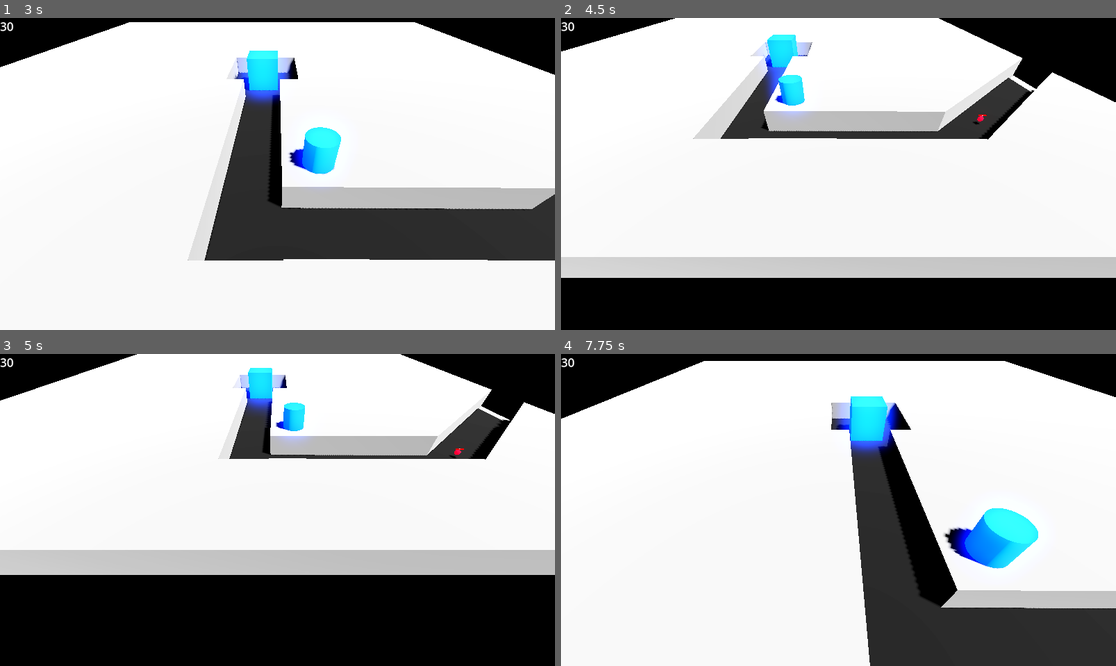
Above: before the commit, frames 1-4 (two rows, left to right).
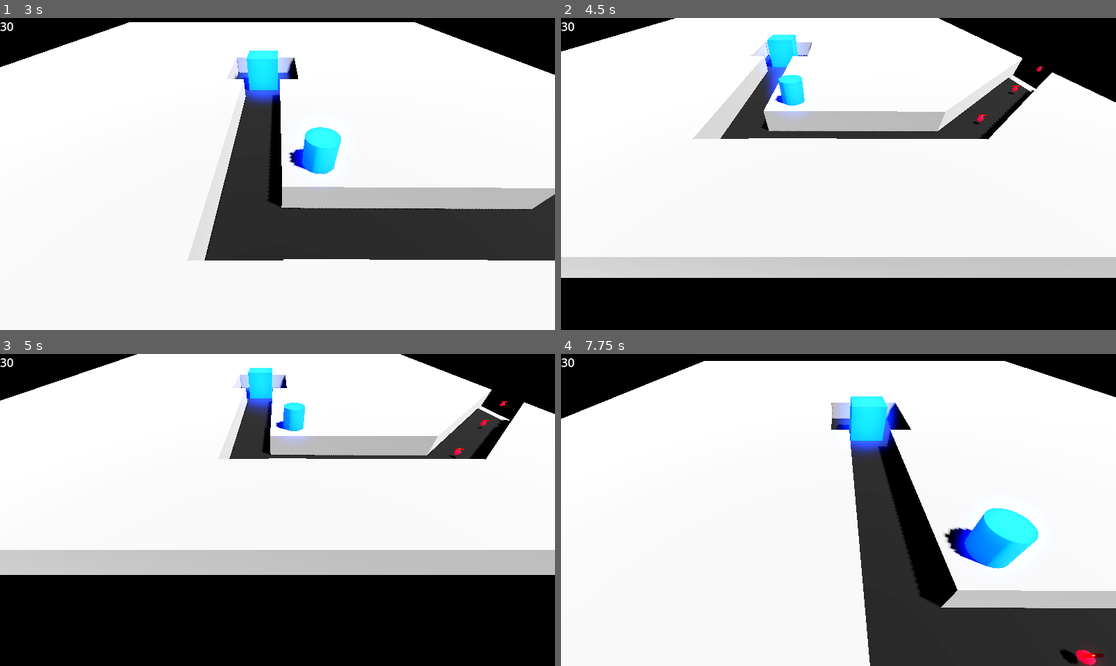
Above: after the commit, the same moments.

Repository: ClaudioMonsalve/VideoJuego-Proyecto-Tower-Defense-
Game: Godot game, scene res://scenes/test_scene.tscn
Two runs of this game, one before a commit and one after it. Both use one fixed random seed, a clock stepped at 60 frames per second and the inputs below.
Inputs (mouse positions are in pixels of both pictures, inside the frame that each line leads up to):
- Up to frame 1 (3 s): tap Enter at 0.5, 2 s; move the mouse to (399, 158) at 0.52 s; click (399, 158) at 0.67 s; tap Space at 1.25, 2.75 s; drag from (166, 189) to (249, 236) at 1.27 s; move the mouse to (333, 105) at 2.02 s; click (333, 105) at 2.17 s; drag from (249, 236) to (111, 127) at 2.77 s
- Up to frame 2 (4.5 s): move the mouse to (1005, 220) at 3.52 s; click (1005, 220) at 3.67 s; drag from (672, 127) to (755, 96) at 4.27 s
- Up to frame 3 (5 s): no input
- Up to frame 4 (7.75 s): move the mouse to (866, 510) at 5.02 s; click (866, 510) at 5.17 s; drag from (755, 432) to (727, 525) at 5.77 s; move the mouse to (960, 494) at 6.52 s; click (960, 494) at 6.67 s; drag from (727, 525) to (810, 572) at 7.27 s

Frame 1 is identical in both runs. In frame 2, less than 0.1% of the frame differs, in the area x 80-87%, y 15-25%; in frame 3, less than 0.1%; in frame 4, 0.3%, in the area x 89-98%, y 94-100%.

Commit message:
ver RV.0.2.5 bug torres
zoom semi implementado, bug en torres, no disparan correctamente, ignorando espera en tiempo de fuego cuando eliminan a su objetivo actual

Diff:
--- a/scenes/test_tower.gd
+++ b/scenes/test_tower.gd
@@ -6,21 +6,34 @@
 @export var damage = 2
 @export var attkspeed = 10
 
+var attacking = false
+
 var creepQueue = []
 
 func _ready() -> void:
 	enemyColl.body_entered.connect(_on_enemy_enter)
 	enemyColl.body_exited.connect(_on_enemy_exit)
 
+func attack():
+	while !creepQueue.is_empty():
+		creepQueue[0].ouch(damage)
+		await get_tree().create_timer(1.0).timeout
+	attacking = false
+	print(creepQueue)
+
 func _on_enemy_enter(body):
-	creepQueue.append(body)
+	if body is enemy:
+		creepQueue.append(body)
+		if !attacking:
+			attack()
 
 func _on_enemy_exit(body):
 	if body in creepQueue:
 		creepQueue.pop_front()
+		if !attacking:
+			attack()
 	pass
 
+
 func _process(delta: float) -> void:
-	while !creepQueue.is_empty():
-		creepQueue[0].ouch(damage)
-		await get_tree().create_timer(1.0).timeout
+	pass
--- a/scripts/cam_node.gd
+++ b/scripts/cam_node.gd
@@ -5,6 +5,9 @@
 @onready var label = $Label
 
 @export var camera_sens = 0.01
+@export var zoomSens = 2
+@export var minH = 8
+@export var maxH = 30
 
 var dragging := false
 var last_pos := Vector2.ZERO
@@ -15,6 +18,13 @@
 			dragging = event.pressed
 			if dragging:
 				last_pos = event.position
+		if event.button_index == MOUSE_BUTTON_WHEEL_UP and event.pressed:
+			position.y = clamp(position.y - zoomSens, minH, maxH)
+		elif event.button_index == MOUSE_BUTTON_WHEEL_DOWN and position.y < 20:
+			position.y = clamp(position.y + zoomSens, minH, maxH)
+
+
+
 	elif event is InputEventScreenTouch:
 		dragging = event.pressed
 		if dragging:
--- a/scripts/creep_manager.gd
+++ b/scripts/creep_manager.gd
@@ -3,6 +3,19 @@
 @export var enemy1 = preload("res://scenes/test_enemy.tscn")
 
 @onready var path1 = $"../Map/path1"
+
+var postWaveTimer = 5.0
+var spanwDelay = 2
+
+var waves = [[2],[5]]
+
+func waveManager():
+	for wave in waves:
+		for amount in waves:
+			for i in range(amount[0]):
+				var creep = enemy1.instantiate()
+				path1.add_child(creep)
+				await get_tree().create_timer(spanwDelay).timeout
 
 func spawnonenibbler():
 	var creep = enemy1.instantiate()
@@ -10,10 +23,5 @@
 
 # Called when the node enters the scene tree for the first time.
 func _ready() -> void:
-	spawnonenibbler()
+	waveManager()
 	pass # Replace with function body.
-
-
-# Called every frame. 'delta' is the elapsed time since the previous frame.
-func _process(delta: float) -> void:
-	pass
--- a/scripts/test_enemy.gd
+++ b/scripts/test_enemy.gd
@@ -16,7 +16,6 @@
 
 func ouch(damage):
 	hp -= damage
-	print(hp/maxhp)
 	progBar.value = hp/maxhp * 100
 	if hp == 0:
 		queue_free()
Not shown, added: scenes/test_scene.tscn643817269.tmp
